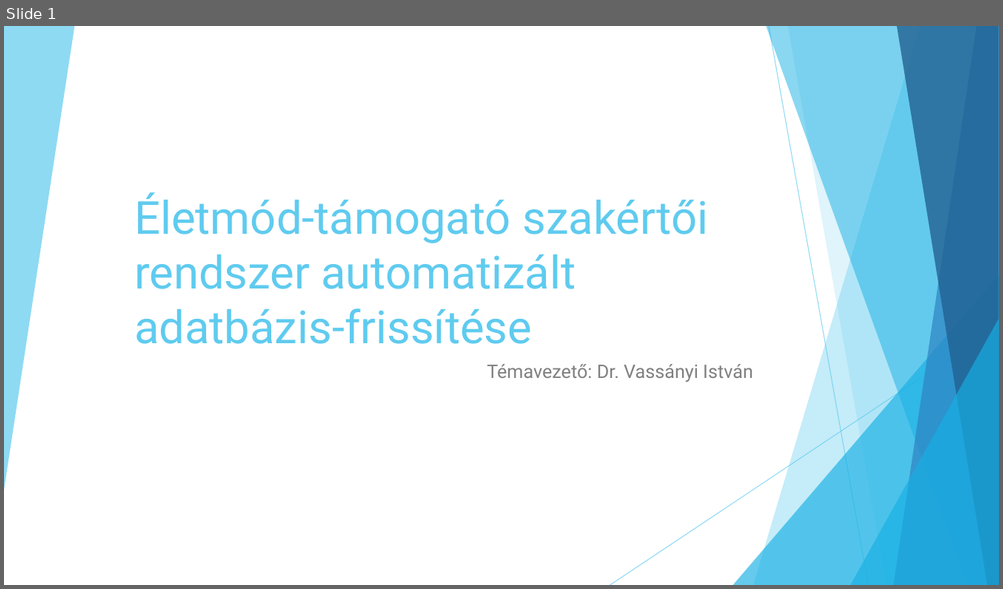
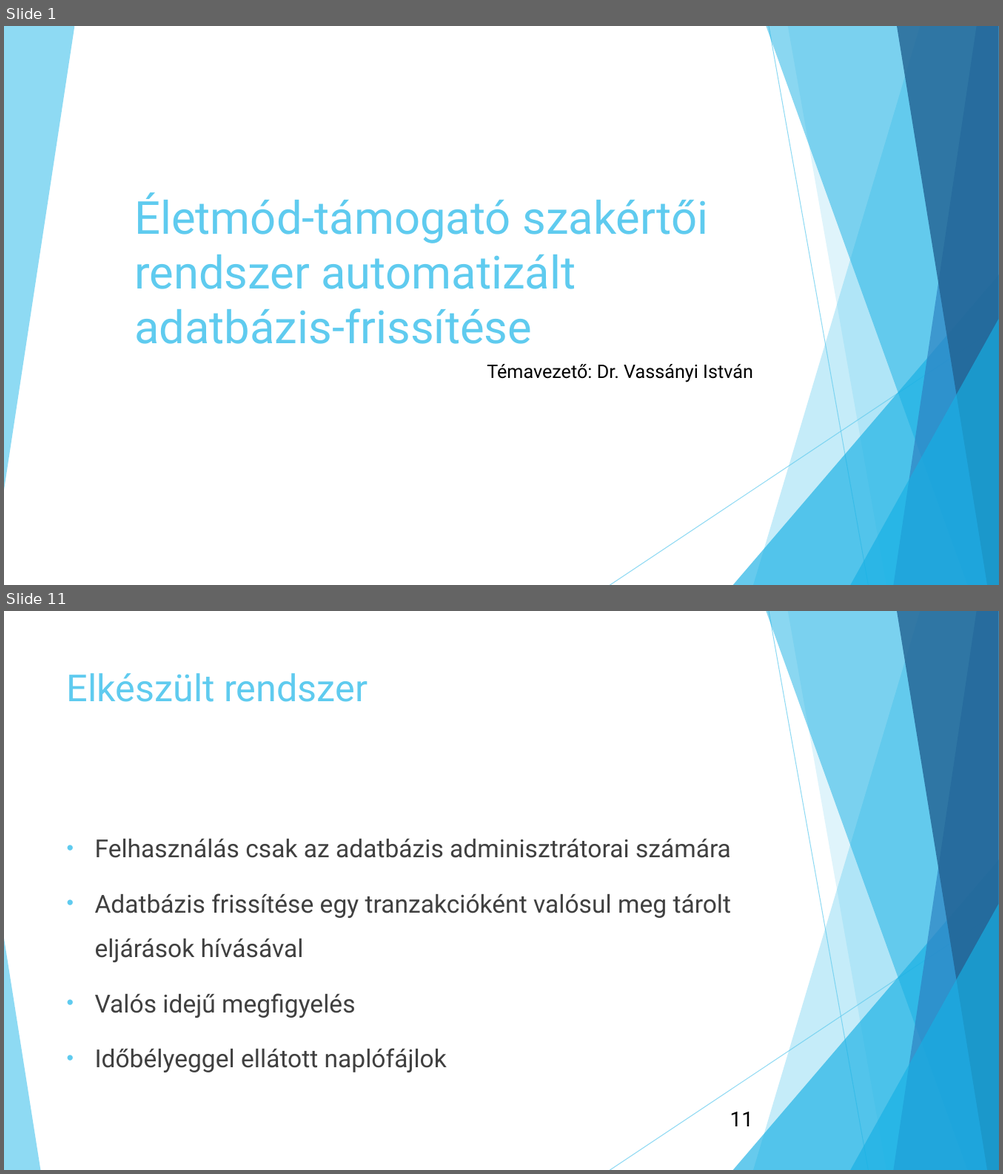
Before and after one commit to tobikjanos/Mernoki_tervezes, a slide deck: 01_MASTER/01_Doc/Szakdolgozat_prezentáció.pptx. Shown one above the other, each under a label of ours: slide 1 before the commit, slides 1 and 11 after it; the slides between them are not shown. The pictures are 1003x589 and 1003x1174 pixels, drawn with LibreOffice and Linux fonts; fonts in the diff are those of the drawing. Boxes give left, top, right and bottom in pixels: in the first picture for what was removed or moved away, otherwise in the second. Text is boxed around its words. In the diff, an @@ line names an element or a change of style, - is before the commit and + after.

```diff
--- a/01_MASTER/01_Doc/Szakdolgozat_prezentáció.pptx
+++ b/01_MASTER/01_Doc/Szakdolgozat_prezentáció.pptx
@@ slide 11 added at box(4, 611, 999, 1170), background #FFFFFF; not listed: 9 template elements that a slide beside it also shows @@
@@ title added at box(67, 673, 367, 702), 36 pt, text #5FCBEF @@
+Elkészült rendszer
@@ text added at box(95, 839, 731, 1073), 24 pt, text #404040 @@
+• Felhasználás csak az adatbázis adminisztrátorai számára
+• Adatbázis frissítése egy tranzakcióként valósul meg tárolt eljárások hívásával
+• Valós idejű megfigyelés
+• Időbélyeggel ellátott naplófájlok
@@ triangle added at box(4, 939, 40, 1170), fill #5FCBEF at 70% opacity @@
@@ page number added at box(730, 1112, 753, 1127), 20 pt, text #000000 @@
+11
@@ slide 1 changed as well @@
@@ subtitle "Témavezető: Dr. Vassányi István" at box(486, 364, 753, 383): text colour #808080 to #000000 @@
```
Also in this commit, not shown: 12 other slides added, 3 other files.
